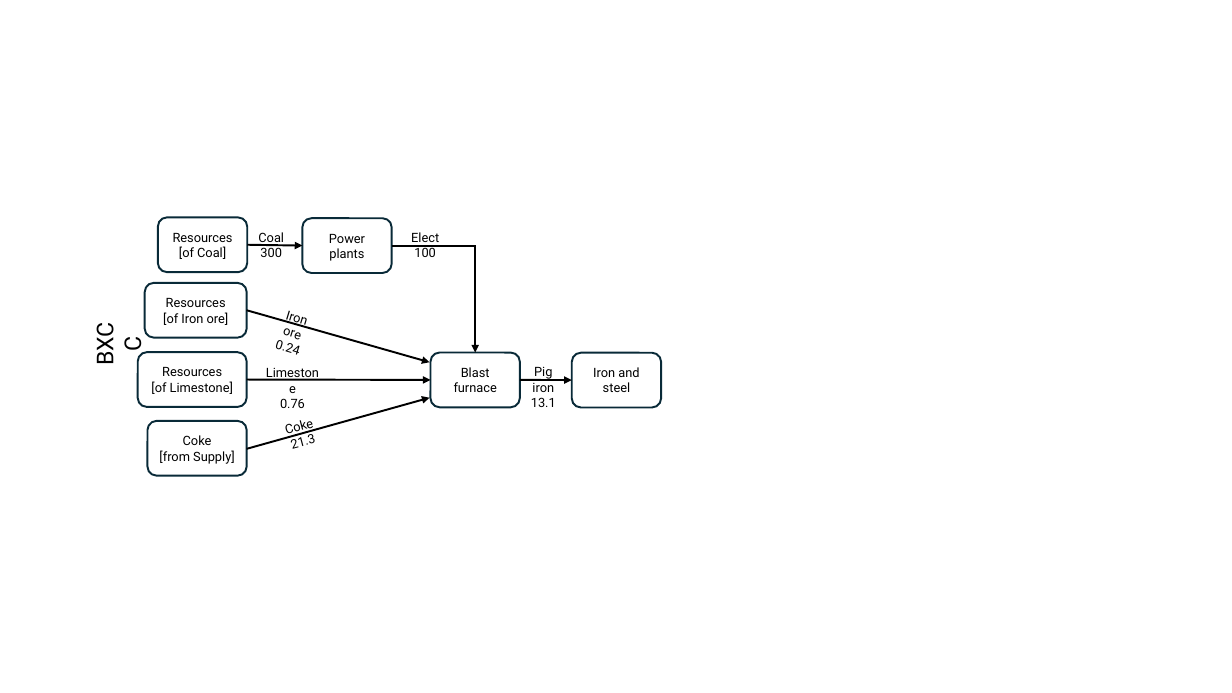
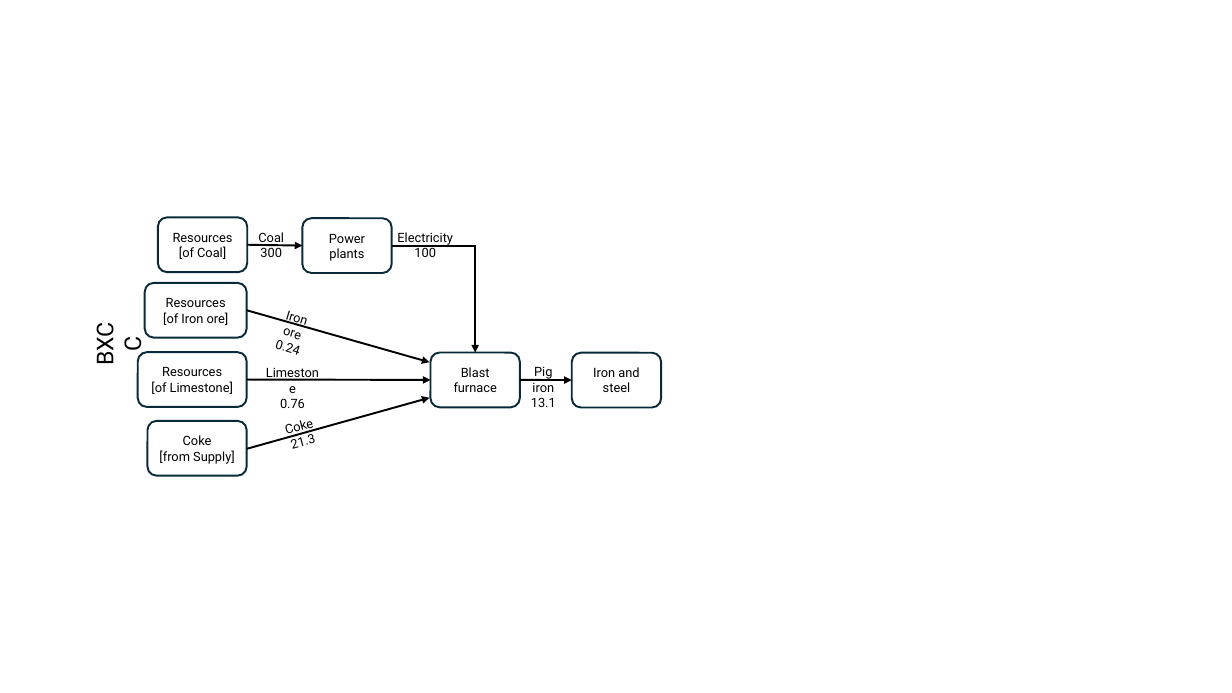
Before and after one commit to MatthewHeun/MaterialExergyPaper2025, a slide deck: slide 4 of images/BXCC_figs.pptx. Drawn at 1232x693 pixels with LibreOffice and Linux fonts; fonts in the diff are those of the drawing. Boxes give left, top, right and bottom in pixels: in the first picture for what was removed or moved away, otherwise in the second. Text is boxed around its words. In the diff, an @@ line names an element or a change of style, - is before the commit and + after.

```diff
--- a/images/BXCC_figs.pptx
+++ b/images/BXCC_figs.pptx
@@ text "Electricity": place and size @@
-text "Electricity" at bbox=[411, 232, 439, 257]
+text "Electricity" at bbox=[397, 232, 453, 257]
@@ text at bbox=[397, 232, 453, 246]: text changed @@
-Elect
+Electricity
```
Also in this commit, not shown: 2 other slides changed, 4 other files.
